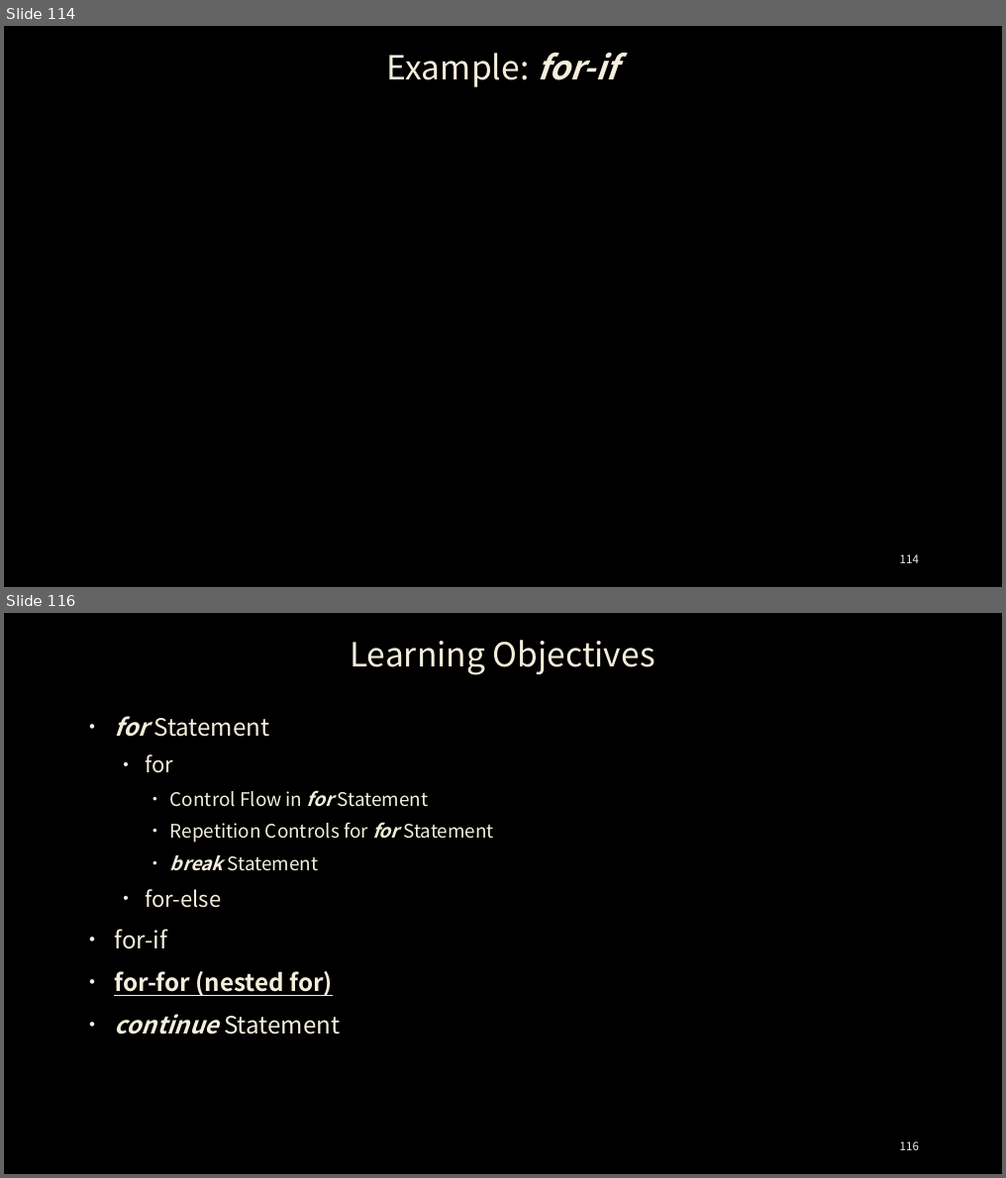
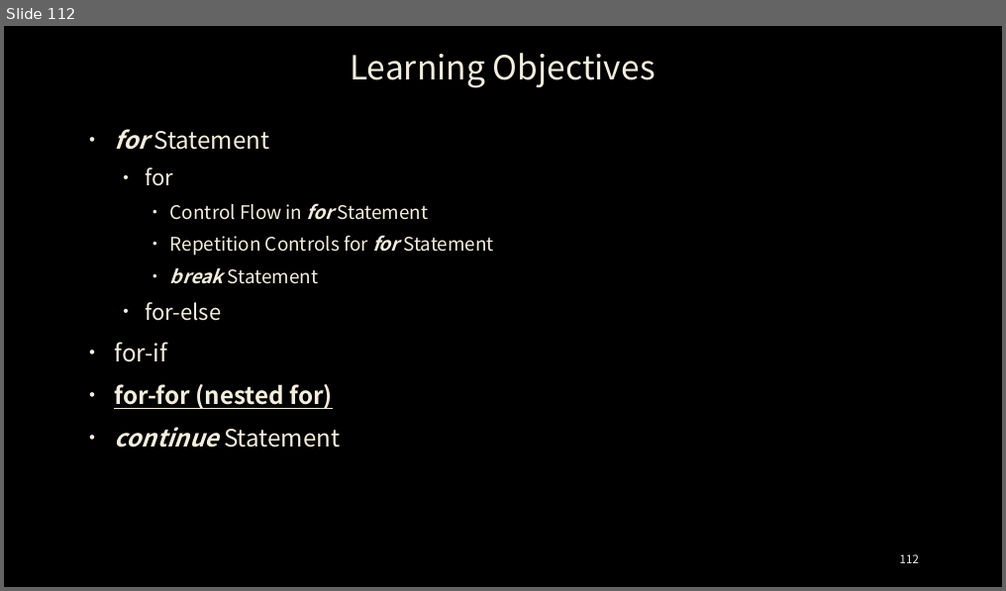
Before and after one commit to ancestor9/24_python-programimming-1, a slide deck: week4_5/week_04_Control Flow-for Statement.pptx. Shown one above the other, each under a label of ours: slides 114 and 116 before the commit, slide 112 after it; the slides between them are not shown. The pictures are 1006x1178 and 1006x591 pixels, drawn with LibreOffice and Linux fonts; fonts in the diff are those of the drawing; grey boxes stand for pictures; background and template pictures are left out. Boxes give left, top, right and bottom in pixels: in the first picture for what was removed or moved away, otherwise in the second. Text is boxed around its words. In the diff, an @@ line names an element or a change of style, - is before the commit and + after.

```diff
--- a/week4_5/week_04_Control Flow-for Statement.pptx
+++ b/week4_5/week_04_Control Flow-for Statement.pptx
@@ slide 114 removed at [4,26,1002,587], background picture (left out) @@
@@ title removed at [387,52,618,87] @@
-Example: for-if
@@ page number removed at [900,555,919,564] @@
-114
@@ what was slide 116 is now slide 112 @@
@@ page number at [900,555,919,564]: text changed @@
-116
+112
```
Also in this commit, not shown: 3 other slides removed.
